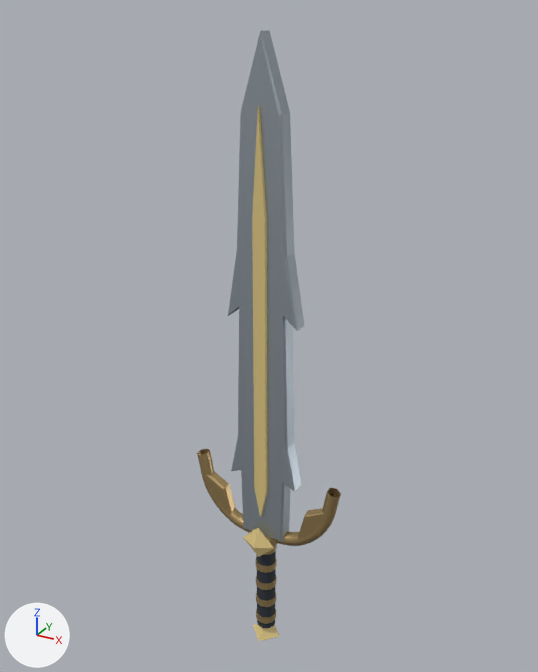
An edit to the glTF model assets/garments/grovekeeper-blade-v1/universal-high.glb, drawn before and after from the same camera.
The view is the same before and after, from a camera (50 mm lens) standing at (0.575, -1.033, 0.995) and looking at (-0.011, 0.031, 0.463). Every picture has the same lights, and +X, +Y and +Z are marked at lower left. The older version comes first.

The scene before the commit, as lines of its bpy script (objects in view):
```python
mat_garment___cut_crystal = principled_material('Garment | cut crystal')
mat_garment___cut_crystal.base_color = (0.578, 0.451, 0.184)  # yellow #c8b377
mat_garment___cut_crystal.roughness = 0.2
mat_garment___cut_crystal.emission_color = (0.0866, 0.0676, 0.0277)  # brown #534a2e
mat_garment___cut_crystal.emission_strength = 1.0
me_grovekeeper_blade = bpy.data.meshes.new('Grovekeeper Blade')
me_grovekeeper_blade.from_pydata(...)  # 535 vertices, 968 faces; spans x -0.151..0.151, y -0.047..0.032, z -0.221..0.966
# faces by material slot: [48, 728, 60, 132]
me_grovekeeper_blade.materials.append(mat_wrapped_oxblood_leather)  # dark blue #293039
me_grovekeeper_blade.materials.append(mat_antique_gold_settings)  # brown #bfa371
me_grovekeeper_blade.materials.append(mat_garment___cut_crystal)  # yellow #c8b377
me_grovekeeper_blade.materials.append(mat_forged_silver)  # light grey #b3bec7
ob_grovekeeper_blade = bpy.data.objects.new('Grovekeeper Blade', me_grovekeeper_blade)
ob_grovekeeper_blade.location = (0.0, 0.0, 0.0)
```
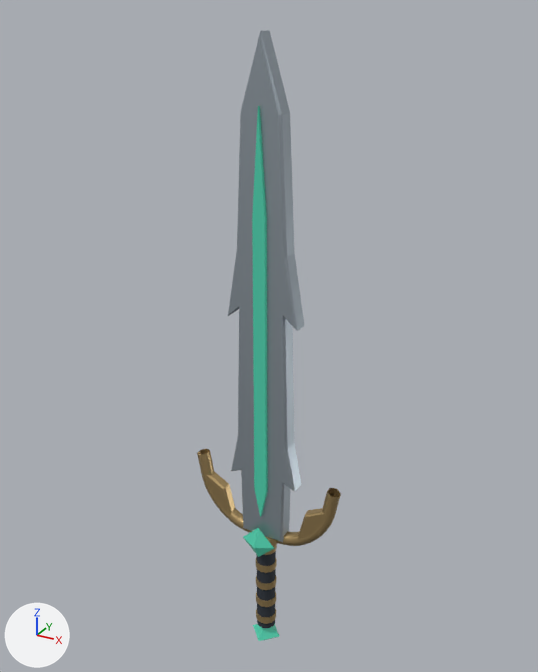
Pixel boxes (x1, y1, x2, y2) of what changed, in the pictures (538 x 672 px):
'Grovekeeper Blade', recoloured (yellow to green): (243, 103, 281, 641) in both

What the commit changed:
Material 'Garment | cut crystal' (mat_garment___cut_crystal) changes colour from yellow #c8b377 to green #49bfa0; in linear values from (0.578, 0.451, 0.184) to (0.0666, 0.521, 0.352).
In material 'Garment | cut crystal' (mat_garment___cut_crystal), emission_color goes from (0.0866, 0.0676, 0.0277) (brown #534a2e) to (0.00999, 0.0781, 0.0527) (dark green #194f41).
